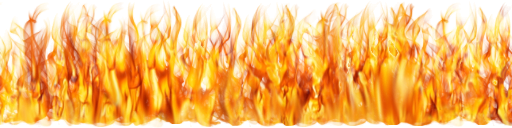
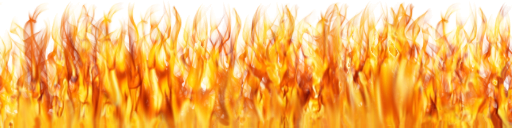
Two versions of the same layered image (512×128). Layer-by-layer changes:
painted on "Color + Alpha" over [0, 104, 512, 128]
